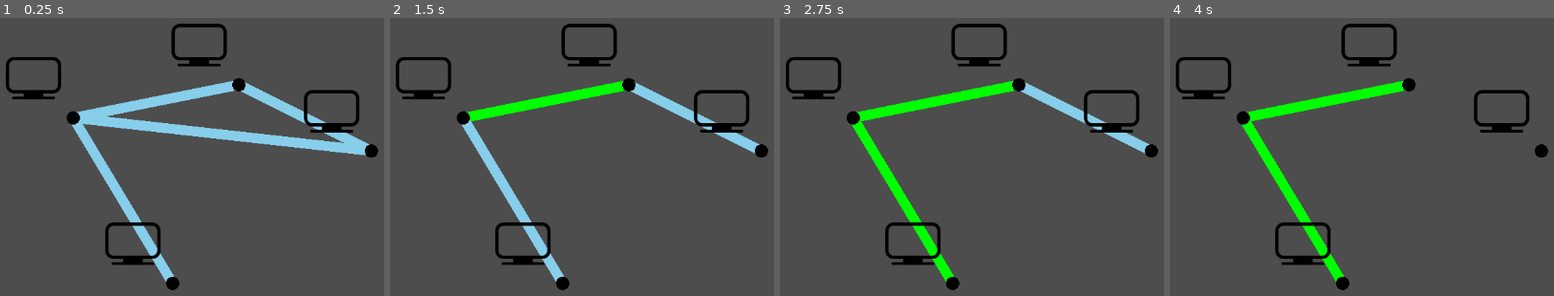
Above: before the commit, frames 1-4 (left to right).
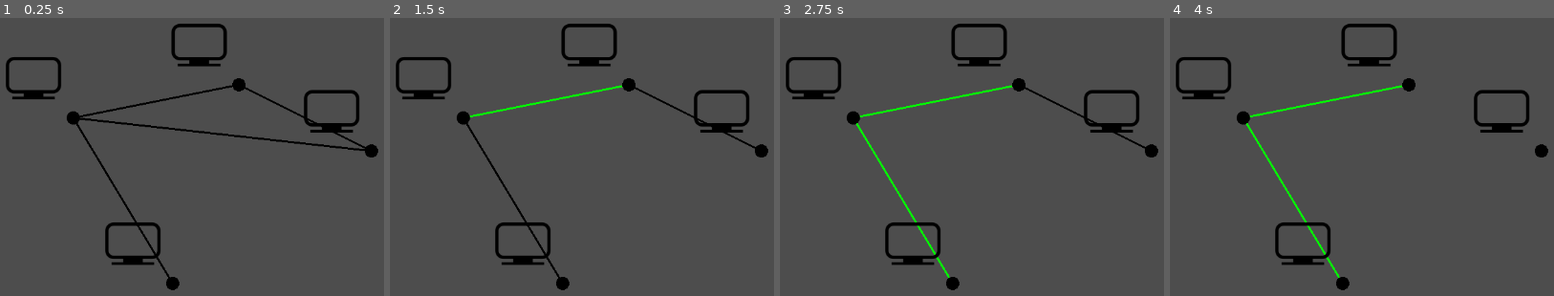
Above: after the commit, the same moments.

Repository: harv-sudo/Shannon-Switching-Game
Game: Godot game, scene res://testingScene.tscn
The game is run twice, just before and just after one commit, with the same random seed, the same clock (stepped at 60 frames per second) and the same inputs.
Inputs (mouse positions are in pixels of both pictures, inside the frame that each line leads up to):
- Up to frame 1 (0.25 s): no input
- Up to frame 2 (1.5 s): tap Enter at 0.5 s; move the mouse to (547, 101) at 0.52 s; click (547, 101) at 0.67 s; tap Space at 1.25 s; move the mouse to (612, 134) at 1.27 s; click (612, 134) at 1.42 s
- Up to frame 3 (2.75 s): tap Enter at 2 s; move the mouse to (902, 201) at 2.02 s; click (902, 201) at 2.17 s
- Up to frame 4 (4 s): tap Space at 2.75 s; move the mouse to (1473, 118) at 2.77 s; click (1473, 118) at 2.92 s; tap Enter at 3.5 s; move the mouse to (outside the picture) at 3.52 s; click (outside the picture) at 3.67 s

The runs differ from the first frame. In frame 1, 7.0% of the frame differs, in the area x 18-97%, y 22-95%; in frame 2, 4.2%; in frame 3, 4.0%; in frame 4, 2.8%.

Commit message:
Update: Additional Types, reworked single line if statement to multi line for readability and added additional comments

Diff:
--- a/scripts/edges.gd
+++ b/scripts/edges.gd
@@ -4,13 +4,13 @@
 
 var start_position: Vector2
 var end_position: Vector2
-var width: float = 15.0
-var colour: Color = Color.SKY_BLUE
+var width: float = 3.0
+var colour: Color = Color.BLACK
 var edgeReference: int
 
-var is_hovered = false
-var is_captured = false
-var hovered_colour = Color.BLACK
+var is_hovered: bool = false
+var is_captured: bool = false
+var hovered_colour: Color = Color.GRAY
 
 var area: Area2D
 var collision: CollisionShape2D
@@ -28,7 +28,7 @@
 
 	var rectangle = RectangleShape2D.new()
 	var length = (start_position - end_position).length()
-	rectangle.size = Vector2(length, width)
+	rectangle.size = Vector2(length, 10 * width)
 
 	collision = CollisionShape2D.new()
 	collision.shape = rectangle
@@ -38,6 +38,7 @@
 	area.position = (start_position + end_position) * 0.5
 	area.rotation = (end_position - start_position).angle()
 
+	# Adds event listeners to each area created
 	area.mouse_entered.connect(_on_mouse_entered)
 	area.mouse_exited.connect(_on_mouse_exited)
 	area.input_event.connect(_select_edge)
@@ -55,12 +56,20 @@
 	queue_redraw()
 
 func _draw():
+	var checkColour: Color
+
+	# Changes colour of edge if selected by the short player (P1)
 	if is_captured:
-		colour = Color.GREEN
+		checkColour = Color.GREEN
 		area.mouse_entered.disconnect(_on_mouse_entered)
 		area.mouse_exited.disconnect(_on_mouse_exited)
 
-	var checkColour = hovered_colour if is_hovered else colour
+	elif is_hovered:
+		checkColour = hovered_colour
+
+	else:
+		checkColour = colour
+
 	draw_line(start_position, end_position, checkColour, width)
 
 func _ready() -> void:
@@ -76,19 +85,20 @@
 	and event.pressed):
 
 		match (GlobalVariables.currentPlayer):
-			# Edge selected by player 1 turns green
+			# Edge selected by short player (P1) turns green
 			0:
 				print("Player 1s turn")
-				# Edge now belongs to the short player
+				# Enables the re-colouring of the edge
 				is_captured = true
 				GlobalVariables.currentPlayer = GlobalVariables.Player.P2
-				# Enables the re-colouring of the edge
+				# Tells the engine to redraw the canvas item
 				queue_redraw()
-			# Edge selected by player 2 is deleted from scene
+
+			# Edge selected by player 2 is deleted from scene tree
 			1:
 				print("Player 2s turn")
+				print(edgeReference)
 				#Removes the edge from the edges global array
-				print(edgeReference)
 				GlobalVariables.edges.erase(edgeReference)
 				GlobalVariables.currentPlayer = GlobalVariables.Player.P1
 				# Removes the edge from the scene
